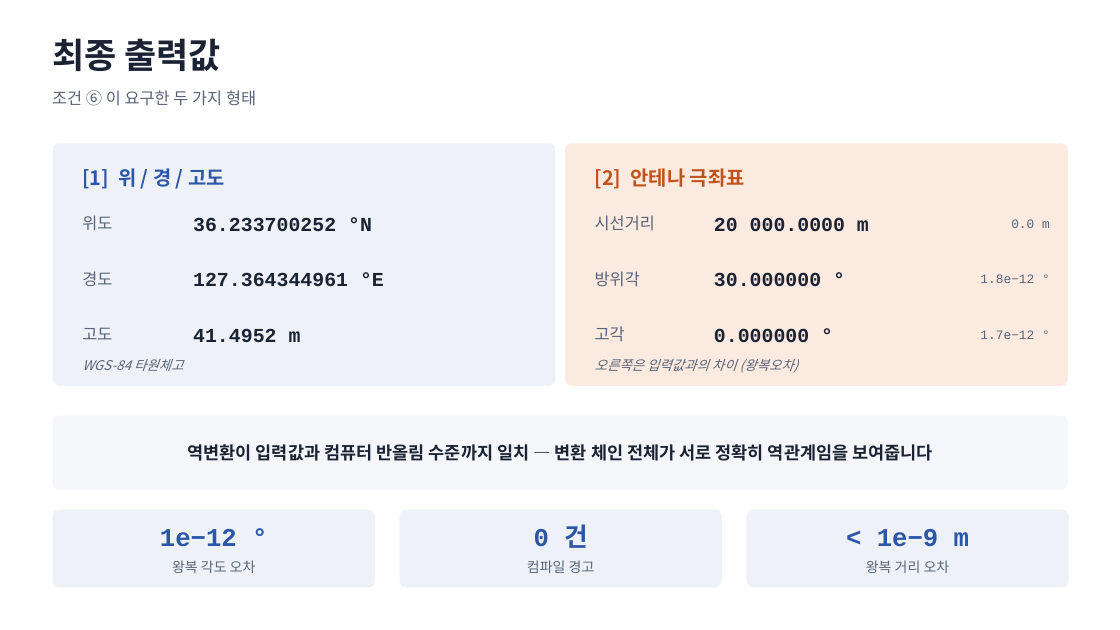
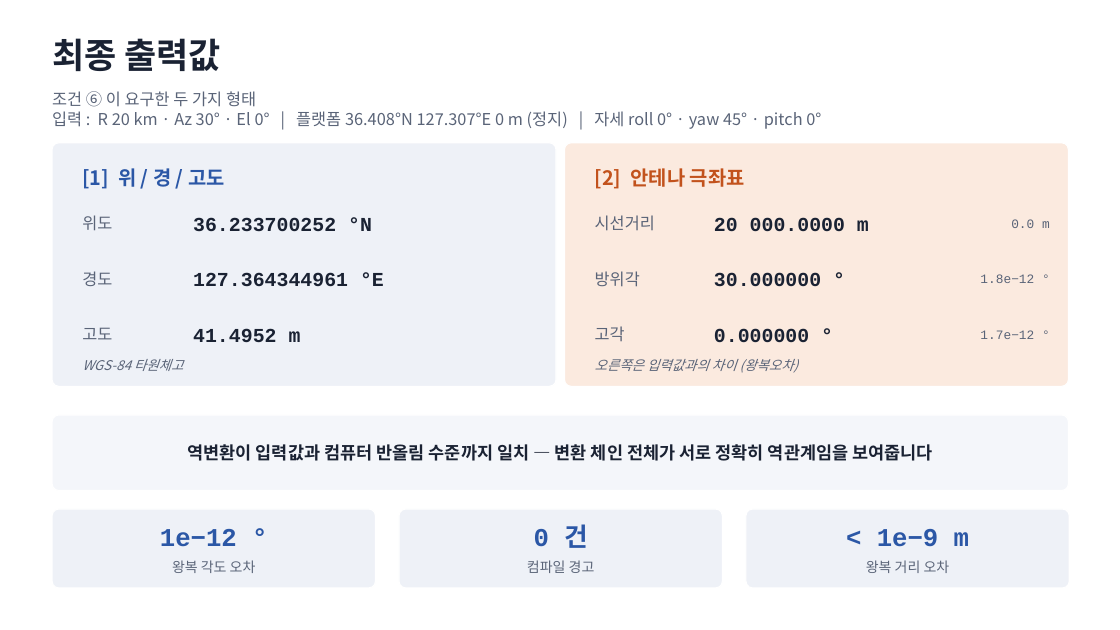
Before and after one commit to harley-hwan/IpcProc, a slide deck: slide 31 of Part2_CoordFrames/ref/산출물/Chapter2_coordinate_systems.pptx. Drawn at 1120x630 pixels with LibreOffice and Linux fonts; fonts in the diff are those of the drawing. Boxes give left, top, right and bottom in pixels: in the first picture for what was removed or moved away, otherwise in the second. Text is boxed around its words. In the diff, an @@ line names an element or a change of style, - is before the commit and + after.

```diff
--- a/Part2_CoordFrames/ref/산출물/Chapter2_coordinate_systems.pptx
+++ b/Part2_CoordFrames/ref/산출물/Chapter2_coordinate_systems.pptx
@@ text at box(52, 111, 821, 129): paragraph added @@
+입력 : R 20 km · Az 30° · El 0° | 플랫폼 36.408°N 127.307°E 0 m (정지) | 자세 roll 0° · yaw 45° · pitch 0°
```
Also in this commit, not shown: 15 other slides changed, 10 other files.
